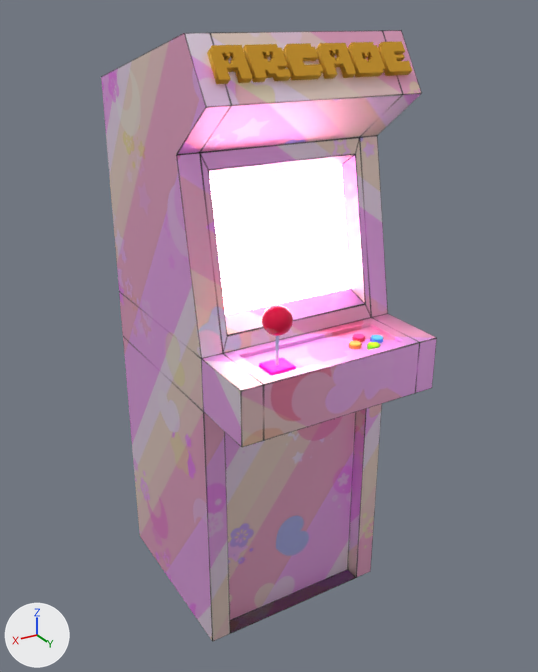
Renders of the Blender file Arcade Machine Model by K.A (2025).blend from each side of a commit.
Rendered twice from a 50 mm camera at (0.962, 1.869, 1.505) aimed at (-0.097, 0.104, 0.623). Arrows for +X, +Y and +Z are at lower left; the lights stay in place. The older version comes first.

Objects in the first picture: 'Arcaade Machine', 'Joystick', 'Plane', 'Text' and 4 more.
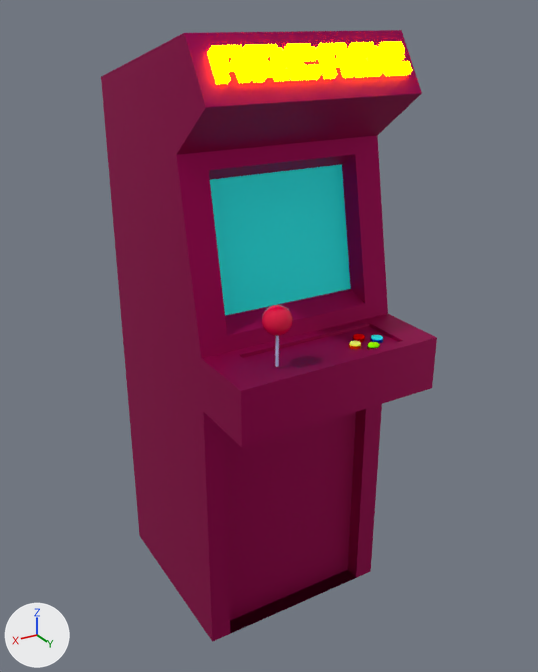
The newer file is also rescaled (x1.89), turned or shifted as a whole; pictures and numbers use the older file's frame.

Location of each change, (x1, y1, x2, y2) in pixels of the pictures (538 x 672 px):
'Arcaade Machine', surface changed (darker): (101, 30, 437, 642) in both
'Text', recoloured (lighter): (207, 41, 412, 84) in both
'Plane', deleted: before (259, 358, 296, 376)

What changed in the scene script:
```text
Change mat_material_018:
    mat_material_018.metallic: 1.0 -> 0.0
    mat_material_018.roughness: 1.0 -> 0.5
    mat_material_018: principled_material('Material.018') -> emission_material('Material.018')
    mat_material_018.base_color: (0.8, 0.539, 0.0847) -> (0.975, 1.0, 0.0)  # yellow #e7c252 -> yellow #fcff00
    add mat_material_018.strength = 10.0
Change mat_material:
    remove n2 = _N.new('ShaderNodeTexImage'); n2.name = 'Image Texture'
    remove n2.image = img_arcaade_machine_uv_layout__edited_by_me__png
    add n3 = _N.new('ShaderNodeRGB'); n3.name = 'Color'
    add n3.outputs[0].default_value = (0.434, 0.0, 0.117, 1.0)  # 'Color', pink #b00060
    where n0 = _N.new('ShaderNodeBsdfPrincipled'); n0.name = 'Principled BSDF'
    remove _L.new(n2.outputs[0], n0.inputs[0])  # 'Color' to 'Base Color'
    add _L.new(n3.outputs[0], n0.inputs[0])  # 'Color' to 'Base Color'
Change mat_material_001:
    remove mat_material_001.texture = img_cute_arcade_screen__png
    remove mat_material_001.strength = 7.6
    mat_material_001: emission_material('Material.001') -> principled_material('Material.001')
    add mat_material_001.base_color = (0.0, 1.0, 1.0)  # cyan #00ffff
Remove ob_plane:
    ob_plane = bpy.data.objects.new('Plane', me_plane)
    ob_plane.location = (0.07, 0.424, 0.684)
    ob_plane.scale = (0.0358, 0.0324, 0.0399)
    _m = ob_plane.modifiers.new('Bevel', 'BEVEL')
    _m.segments = 4
```
